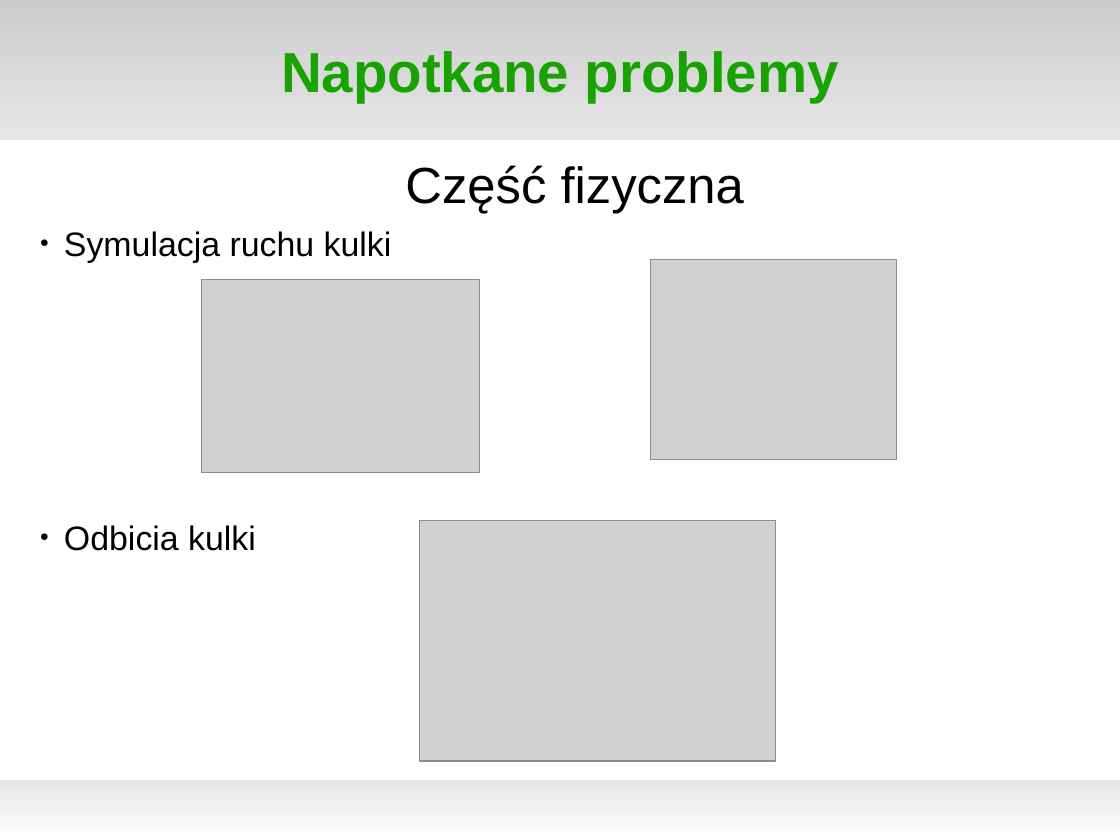
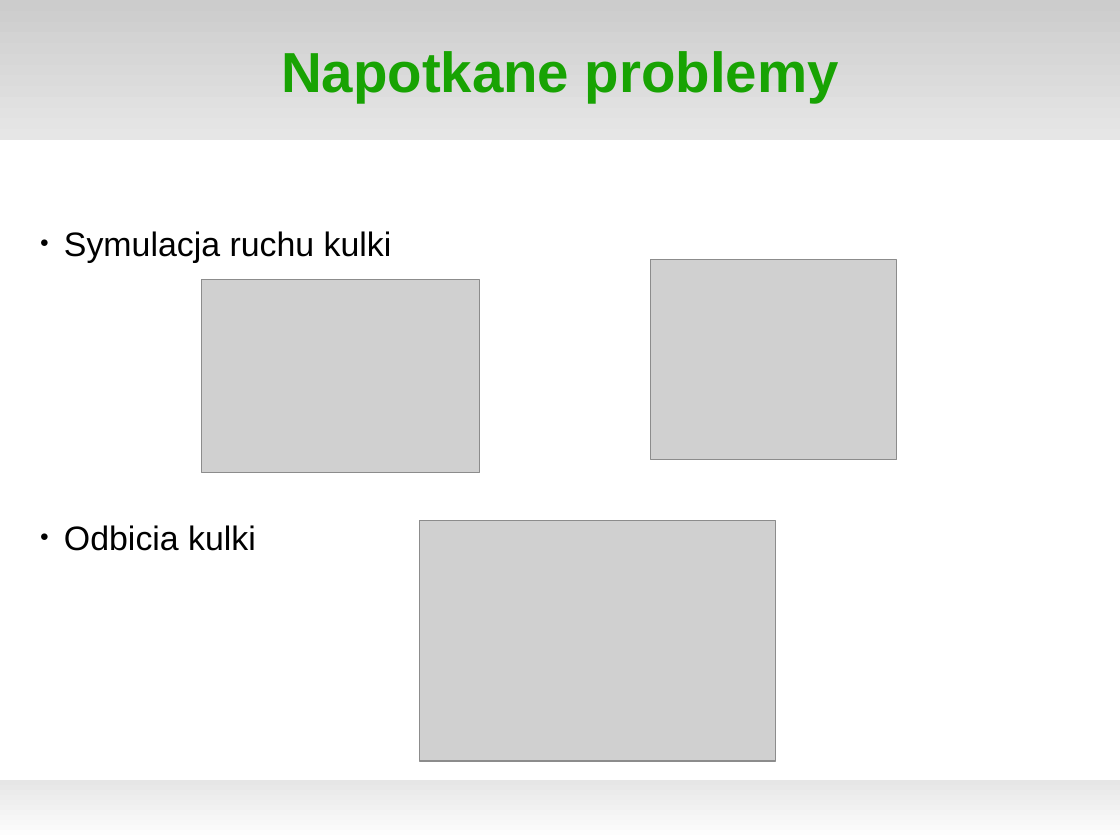
Before and after one commit to matkaczmarski/Praca-inzynierska, a slide deck: slide 10 of Prezentacja - obrona pracy/szablon-do-prezentacji.odp. Drawn at 1120x840 pixels with LibreOffice and Linux fonts; fonts in the diff are those of the drawing; grey boxes stand for pictures; background and template pictures are left out. Boxes give left, top, right and bottom in pixels: in the first picture for what was removed or moved away, otherwise in the second. Text is boxed around its words. In the diff, an @@ line names an element or a change of style, - is before the commit and + after.

```diff
--- a/Prezentacja - obrona pracy/szablon-do-prezentacji.odp
+++ b/Prezentacja - obrona pracy/szablon-do-prezentacji.odp
@@ text at [405,165,744,214]: paragraph removed @@
-Część fizyczna
```
Also in this commit, not shown: 3 other slides changed.
